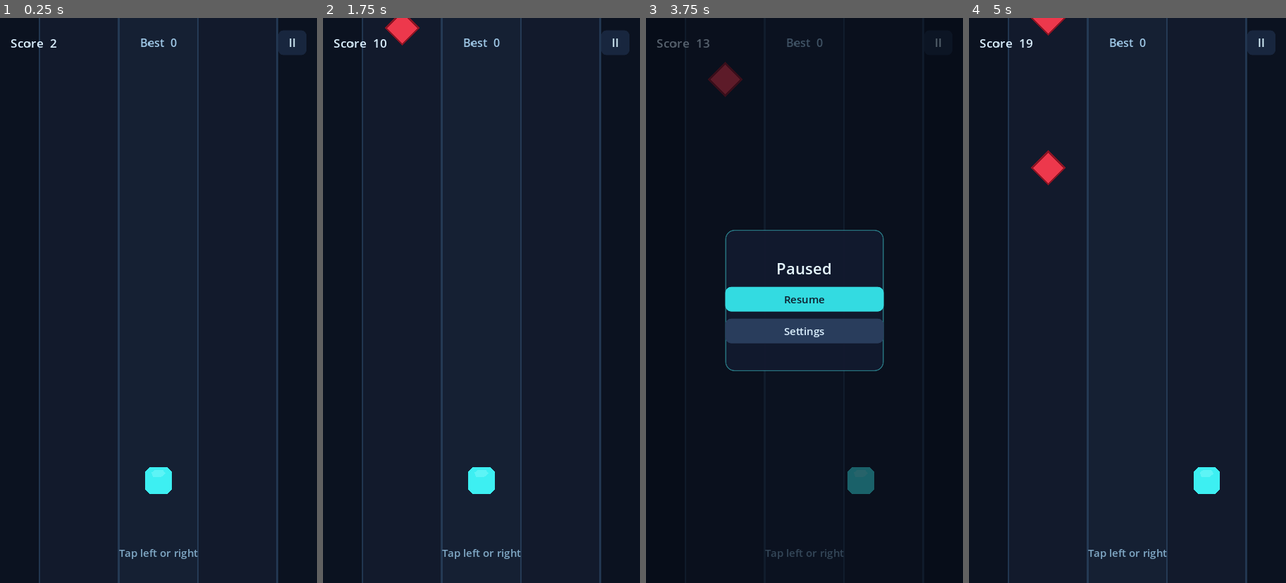
Above: before the commit, frames 1-4 (left to right).
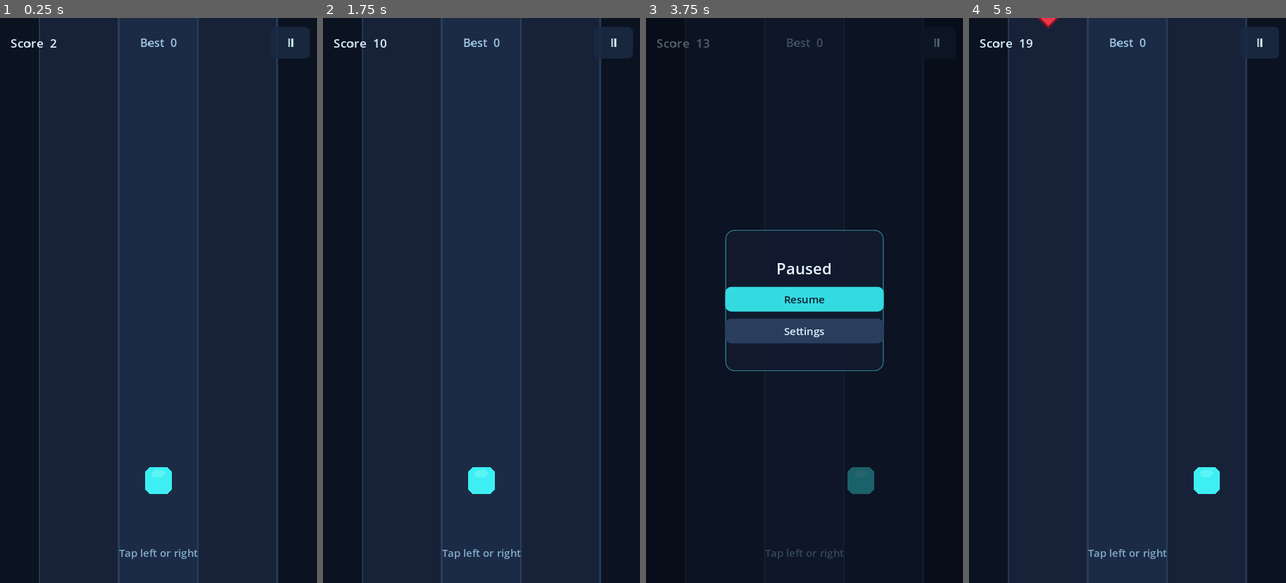
Above: after the commit, the same moments.

Repository: 4d7gdn824h-ops/lane-dodge
Game: Godot game, scene res://scenes/main.tscn
Same seed, same stepped clock (60 frames per second), same inputs: the game is played once before the commit and once after it.
Inputs (mouse positions are in pixels of both pictures, inside the frame that each line leads up to):
- Up to frame 1 (0.25 s): no input
- Up to frame 2 (1.75 s): click "II" at 0.5 s; click "Resume" at 1.25 s
- Up to frame 3 (3.75 s): tap Enter at 2 s; move the mouse to (874, 272) at 2.02 s; hold Right 2.03-2.75 s; tap P at 2.1 s; click (874, 272) at 2.17 s; click "Settings" at 2.75 s; click "Back" at 3.5 s
- Up to frame 4 (5 s): tap Space at 4.25 s; move the mouse to (1064, 328) at 4.27 s; hold Left from 4.28 s (still down); tap P at 4.35 s

The runs differ from the first frame. In frame 1, 0.2% of the frame differs, in the area x 87-98%, y 1-8%; in frame 2, 0.5%; in frame 3, 0.4%; in frame 4, 0.7%, in the area x 19-98%, y 0-30%.

Commit message:
Make pause reachable: HUD tap dead-zone, bigger button, gentler first wave
Co-authored-by: 4d7gdn824h-ops <4d7gdn824h-ops@users.noreply.github.com>

Diff:
--- a/scenes/main.tscn
+++ b/scenes/main.tscn
@@ -77,21 +77,21 @@
 offset_right = 270.0
 offset_bottom = 1280.0
 mouse_filter = 2
-color = Color(0.07, 0.102, 0.173, 1)
+color = Color(0.09, 0.135, 0.22, 1)
 
 [node name="Lane1" type="ColorRect" parent="Lanes"]
 offset_left = 270.0
 offset_right = 450.0
 offset_bottom = 1280.0
 mouse_filter = 2
-color = Color(0.082, 0.125, 0.2, 1)
+color = Color(0.11, 0.168, 0.27, 1)
 
 [node name="Lane2" type="ColorRect" parent="Lanes"]
 offset_left = 450.0
 offset_right = 630.0
 offset_bottom = 1280.0
 mouse_filter = 2
-color = Color(0.07, 0.102, 0.173, 1)
+color = Color(0.09, 0.135, 0.22, 1)
 
 [node name="Divider0" type="ColorRect" parent="Lanes"]
 offset_left = 268.0
@@ -183,9 +183,10 @@
 anchor_top = 0.5
 anchor_right = 1.0
 anchor_bottom = 0.5
-offset_left = -64.0
-offset_top = -28.0
-offset_bottom = 28.0
+offset_left = -80.0
+offset_top = -36.0
+offset_right = 8.0
+offset_bottom = 36.0
 theme_override_colors/font_color = Color(0.86, 0.96, 1, 1)
 theme_override_font_sizes/font_size = 26
 theme_override_styles/normal = SubResource("StyleBoxFlat_pause")
--- a/scripts/main.gd
+++ b/scripts/main.gd
@@ -18,7 +18,7 @@
 var hazard_scene: PackedScene = preload("res://scenes/hazard.tscn")
 var score: int = 0
 var elapsed: float = 0.0
-var spawn_timer: float = 0.35
+var spawn_timer: float = -0.8
 var playing: bool = true
 var paused: bool = false
 var guaranteed_open_lane: int = 1
@@ -48,11 +48,18 @@
 		_spawn_wave(_hazard_speed())
 
 
+func _input(event: InputEvent) -> void:
+	if event is InputEventKey and event.pressed and not event.echo:
+		if event.keycode == KEY_ESCAPE or event.keycode == KEY_P:
+			if settings_overlay.visible:
+				_on_settings_back_pressed()
+			else:
+				_toggle_pause()
+			get_viewport().set_input_as_handled()
+
+
 func _unhandled_input(event: InputEvent) -> void:
 	if event is InputEventKey and event.pressed and not event.echo:
-		if event.keycode == KEY_ESCAPE or event.keycode == KEY_P:
-			_toggle_pause()
-			return
 		if not _can_steer():
 			return
 		if event.keycode == KEY_LEFT or event.keycode == KEY_A:
@@ -72,8 +79,11 @@
 func _handle_tap(screen_pos: Vector2) -> void:
 	if not _can_steer():
 		return
-	var half := get_viewport().get_visible_rect().size.x * 0.5
-	if screen_pos.x < half:
+	var view := get_viewport().get_visible_rect().size
+	# Keep the top HUD / pause row from also counting as a lane change.
+	if screen_pos.y < view.y * 0.12:
+		return
+	if screen_pos.x < view.x * 0.5:
 		player.move_left()
 	else:
 		player.move_right()
